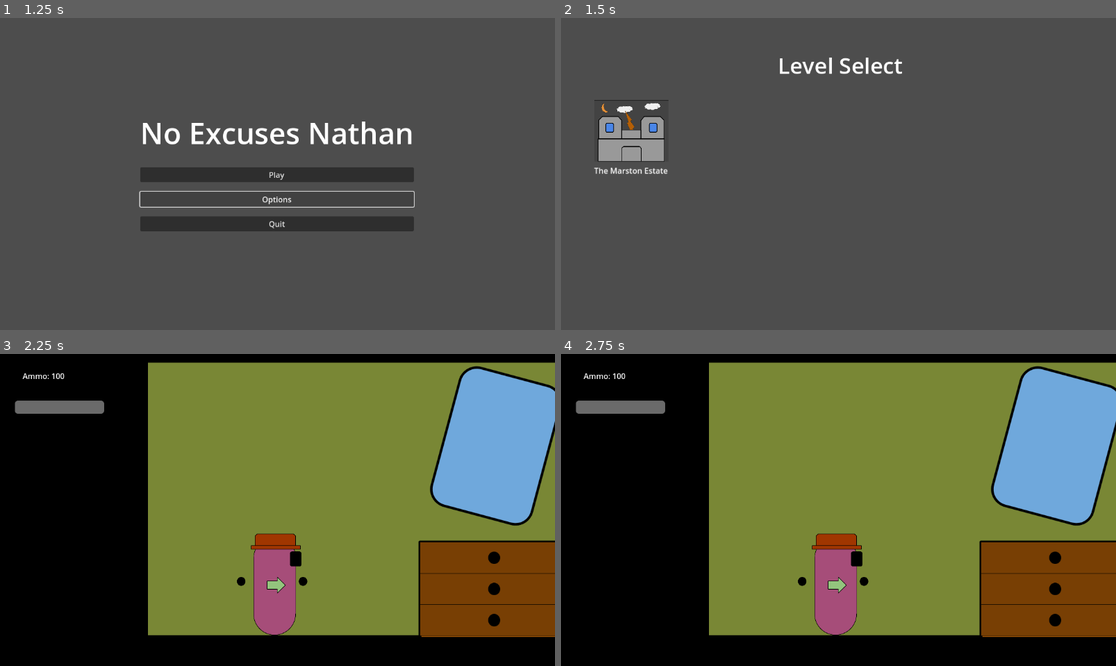
Above: before the commit, frames 1-4 (two rows, left to right).
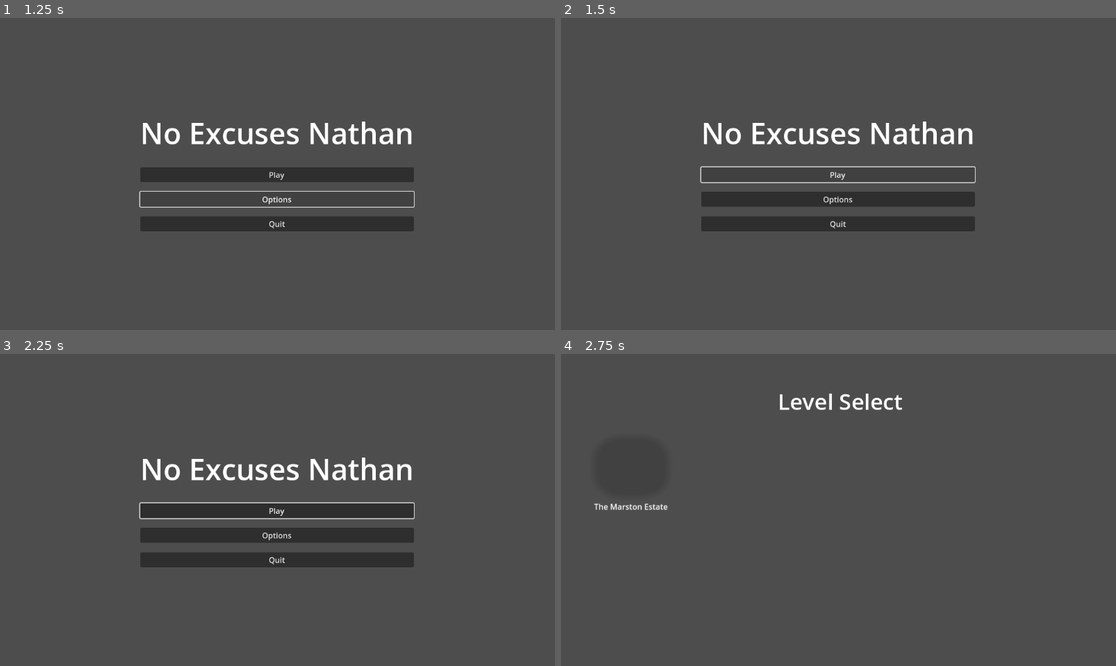
Above: after the commit, the same moments.

Repository: TrinityXon/No-Excuses-Nathan
Game: Godot game, scene res://Levels/UILevels/MainMenu.tscn
Two runs of this game, one before a commit and one after it. Both use one fixed random seed, a clock stepped at 60 frames per second and the inputs below. The engine's default icon, where the game draws it, is replaced by a stand-in: a white triangle on a blue panel in a dark square. Sound files missing from this copy of the repository are replaced by a short silence.
Inputs (mouse positions are in pixels of both pictures, inside the frame that each line leads up to):
- Up to frame 1 (1.25 s): click "Options" at 0.5 s
- Up to frame 2 (1.5 s): click "Play" at 1.25 s
- Up to frame 3 (2.25 s): click (72, 466) at 2.02 s
- Up to frame 4 (2.75 s): no input

Frame 1 is identical in both runs. In frame 2, 8.7% of the frame differs, in the area x 5-75%, y 12-69%; in frame 3, 100%; in frame 4, 100%, in the area x 0-100%, y 0-100%.

Commit message:
equip weapon sound effect + some menu fixes

Diff:
--- a/Game_Objects/Player/Nathan_Main.gd
+++ b/Game_Objects/Player/Nathan_Main.gd
@@ -30,6 +30,7 @@
 @onready var ceilingCheck = %CeilingCheck
 @onready var progress_bar = %ProgressBar
 @onready var health_monitor = %healthMonitor
+@onready var equip_sound_effect = $EquipWeapon
 
 var emitBus
 
@@ -122,6 +123,7 @@
 				print("hey")
 
 	if Input.is_action_just_pressed("equip"):
+		equip_sound_effect.play()
 		if curStates == playerStates.armed:
 			change_state(playerStates.default)
 
--- a/Game_Objects/Player/Nathan_Main.tscn
+++ b/Game_Objects/Player/Nathan_Main.tscn
@@ -9,6 +9,7 @@
 [ext_resource type="PackedScene" uid="uid://h5evrljprulj" path="res://Components/SplashManager/EffectManager.tscn" id="6_uy5gp"]
 [ext_resource type="PackedScene" uid="uid://cq2283q185y71" path="res://Effects/BloodImpact/BloodSplash.tscn" id="7_as6eh"]
 [ext_resource type="PackedScene" uid="uid://b6hygjm48yv70" path="res://Components/CentralEmitBus/EmitBus.tscn" id="7_f7w8o"]
+[ext_resource type="AudioStream" uid="uid://cfgbuplas5fwx" path="res://Sound_Effects/NeN_Sound_Effects/Player_Diagetic/Equip_Weapon.mp3" id="10_ary8m"]
 
 [sub_resource type="RectangleShape2D" id="RectangleShape2D_uqetb"]
 size = Vector2(28.1226, 36.8143)
@@ -89,4 +90,7 @@
 position = Vector2(0, -70)
 zoom = Vector2(1.625, 1.625)
 
+[node name="EquipWeapon" type="AudioStreamPlayer2D" parent="."]
+stream = ExtResource("10_ary8m")
+
 [connection signal="hasTakenDamage" from="healthMonitor" to="." method="_on_health_monitor_has_taken_damage"]
--- a/Levels/The_Marston_Estate/Floor_1/floor_1.tscn
+++ b/Levels/The_Marston_Estate/Floor_1/floor_1.tscn
@@ -33,7 +33,7 @@
 [node name="Player" type="Node2D" parent="."]
 
 [node name="Nathan_Main" parent="Player" instance=ExtResource("1_axofd")]
-position = Vector2(-3000, 684)
+position = Vector2(-3108, 662)
 acceleration = 4.0
 
 [node name="Environment" type="Node2D" parent="."]
--- a/Levels/UILevels/MainMenu.gd
+++ b/Levels/UILevels/MainMenu.gd
@@ -1,7 +1,15 @@
 extends Control
 
 @export var level: String
+@export var pressSound: AudioStreamPlayer2D
+
+var audioDuration: float
+
+func _ready():
+	audioDuration = pressSound.stream.get_length()
+
 func _on_play_pressed():
+	await get_tree().create_timer(audioDuration, true).timeout
 	if level != '':
 		get_tree().change_scene_to_file(level)
 	else:
@@ -11,4 +19,5 @@
 	pass
 
 func _on_quit_pressed():
+	await get_tree().create_timer(audioDuration, true).timeout
 	get_tree().quit()
--- a/Levels/UILevels/MainMenu.tscn
+++ b/Levels/UILevels/MainMenu.tscn
@@ -1,8 +1,10 @@
-[gd_scene load_steps=2 format=3 uid="uid://l50vj4oeykqw"]
+[gd_scene load_steps=4 format=3 uid="uid://l50vj4oeykqw"]
 
 [ext_resource type="Script" path="res://Levels/UILevels/MainMenu.gd" id="1_q2rmk"]
+[ext_resource type="Script" path="res://UI/Finish_Game/ButtonAudio.gd" id="2_x1s1m"]
+[ext_resource type="AudioStream" uid="uid://dmd3qrpgtptky" path="res://Sound_Effects/NeN_Sound_Effects/UI/Button_Press.mp3" id="3_3cljr"]
 
-[node name="MainMenu" type="Control"]
+[node name="MainMenu" type="Control" node_paths=PackedStringArray("pressSound")]
 layout_mode = 3
 anchors_preset = 15
 anchor_right = 1.0
@@ -11,6 +13,7 @@
 grow_vertical = 2
 script = ExtResource("1_q2rmk")
 level = "res://Levels/UILevels/Level_Select/Level_Select.tscn"
+pressSound = NodePath("AudioStreamPlayer2D")
 
 [node name="MarginContainer" type="MarginContainer" parent="."]
 layout_mode = 1
@@ -42,27 +45,37 @@
 [node name="HBoxContainer5" type="HBoxContainer" parent="MarginContainer/VBoxContainer"]
 layout_mode = 2
 
-[node name="Play" type="Button" parent="MarginContainer/VBoxContainer"]
+[node name="Play" type="Button" parent="MarginContainer/VBoxContainer" node_paths=PackedStringArray("soundEffectPress")]
 layout_mode = 2
 text = "Play"
+script = ExtResource("2_x1s1m")
+soundEffectPress = NodePath("../../../AudioStreamPlayer2D")
 
 [node name="HBoxContainer" type="HBoxContainer" parent="MarginContainer/VBoxContainer"]
 layout_mode = 2
 
-[node name="Options" type="Button" parent="MarginContainer/VBoxContainer"]
+[node name="Options" type="Button" parent="MarginContainer/VBoxContainer" node_paths=PackedStringArray("soundEffectPress")]
 layout_mode = 2
 text = "Options"
+script = ExtResource("2_x1s1m")
+soundEffectPress = NodePath("../../../AudioStreamPlayer2D")
 
 [node name="HBoxContainer3" type="HBoxContainer" parent="MarginContainer/VBoxContainer"]
 layout_mode = 2
 
-[node name="Quit" type="Button" parent="MarginContainer/VBoxContainer"]
+[node name="Quit" type="Button" parent="MarginContainer/VBoxContainer" node_paths=PackedStringArray("soundEffectPress")]
 layout_mode = 2
 text = "Quit"
+script = ExtResource("2_x1s1m")
+soundEffectPress = NodePath("../../../AudioStreamPlayer2D")
 
 [node name="HBoxContainer2" type="HBoxContainer" parent="MarginContainer/VBoxContainer"]
 layout_mode = 2
 
+[node name="AudioStreamPlayer2D" type="AudioStreamPlayer2D" parent="."]
+process_mode = 2
+stream = ExtResource("3_3cljr")
+
 [connection signal="pressed" from="MarginContainer/VBoxContainer/Play" to="." method="_on_play_pressed"]
 [connection signal="pressed" from="MarginContainer/VBoxContainer/Options" to="." method="_on_options_pressed"]
 [connection signal="pressed" from="MarginContainer/VBoxContainer/Quit" to="." method="_on_quit_pressed"]
--- /dev/null
+++ b/UI/Finish_Game/ButtonAudio.gd
@@ -0,0 +1,9 @@
+extends Button
+
+@export var soundEffectPress: AudioStreamPlayer2D
+
+func _ready():
+	button_down.connect(playSound)
+
+func playSound():
+	soundEffectPress.play()
--- a/UI/Finish_Game/FinishScript.gd
+++ b/UI/Finish_Game/FinishScript.gd
@@ -4,16 +4,20 @@
 @onready var main_menu = $ColorRect/MainMenu
 @onready var restart_btn = $ColorRect/Restart
 @onready var quit_btn = $ColorRect/Quit
-@onready var button_press = $ButtonPress
+@onready var button_press: AudioStreamPlayer2D = $ButtonPress
 
 @export var levelScreen: String
 @export var mainMenu: String
+
+var sfxDuration
 func _ready():
 	get_tree().paused = true
 	level_select.button_down.connect(level_select_switch)
 	main_menu.button_down.connect(main_menu_switch)
 	restart_btn.button_down.connect(_has_restarted)
 	quit_btn.button_down.connect(_has_quit)
+
+	sfxDuration = button_press.stream.get_length()
 
 func level_select_switch():
 	customScreenSwitch(levelScreen, 'No assigned level')
@@ -22,6 +26,7 @@
 	customScreenSwitch(mainMenu, 'No assigned level')
 
 func customScreenSwitch(scenePath: String, debugMessage: String):
+	await get_tree().create_timer(sfxDuration).timeout
 	if scenePath != '':
 		get_tree().change_scene_to_file(scenePath)
 		get_tree().paused = false
@@ -29,15 +34,10 @@
 		print(debugMessage)
 
 func _has_restarted():
-	button_press.play()
-
+	await get_tree().create_timer(sfxDuration, true).timeout
+	get_tree().paused = false
 	get_tree().reload_current_scene()
-	get_tree().paused = false
 
 func _has_quit():
+	await get_tree().create_timer(sfxDuration).timeout
 	get_tree().quit()
-
-
-
-func _on_button_press_finished():
-	pass # Replace with function body.
--- a/UI/Finish_Game/finish_screen.tscn
+++ b/UI/Finish_Game/finish_screen.tscn
@@ -1,7 +1,9 @@
-[gd_scene load_steps=3 format=3 uid="uid://jd0jqbirgxkr"]
+[gd_scene load_steps=5 format=3 uid="uid://jd0jqbirgxkr"]
 
 [ext_resource type="PackedScene" uid="uid://bccyrnlml850f" path="res://UI/DeathScreen.tscn" id="1_pwfh6"]
 [ext_resource type="Script" path="res://UI/Finish_Game/FinishScript.gd" id="2_5rdjg"]
+[ext_resource type="AudioStream" uid="uid://dmd3qrpgtptky" path="res://Sound_Effects/NeN_Sound_Effects/UI/Button_Press.mp3" id="3_ea82s"]
+[ext_resource type="Script" path="res://UI/Finish_Game/ButtonAudio.gd" id="3_rl0i5"]
 
 [node name="DeathScreen" instance=ExtResource("1_pwfh6")]
 script = ExtResource("2_5rdjg")
@@ -11,19 +13,23 @@
 [node name="Label" parent="ColorRect" index="0"]
 text = "YAY LEVEL COMPLETE"
 
-[node name="Restart" parent="ColorRect" index="1"]
+[node name="Restart" parent="ColorRect" index="1" node_paths=PackedStringArray("soundEffectPress")]
 offset_left = -86.0
 offset_top = 33.0
 offset_right = 87.0
 offset_bottom = 72.0
+script = ExtResource("3_rl0i5")
+soundEffectPress = NodePath("../../ButtonPress")
 
-[node name="Quit" parent="ColorRect" index="2"]
+[node name="Quit" parent="ColorRect" index="2" node_paths=PackedStringArray("soundEffectPress")]
 offset_left = -86.0
 offset_top = 93.0
 offset_right = 87.0
 offset_bottom = 132.0
+script = ExtResource("3_rl0i5")
+soundEffectPress = NodePath("../../ButtonPress")
 
-[node name="LevelSelect" type="Button" parent="ColorRect" index="3"]
+[node name="LevelSelect" type="Button" parent="ColorRect" index="3" node_paths=PackedStringArray("soundEffectPress")]
 process_mode = 2
 layout_mode = 1
 anchors_preset = 8
@@ -38,8 +44,10 @@
 grow_horizontal = 2
 grow_vertical = 2
 text = "Finish - Level Select"
+script = ExtResource("3_rl0i5")
+soundEffectPress = NodePath("../../ButtonPress")
 
-[node name="MainMenu" type="Button" parent="ColorRect" index="4"]
+[node name="MainMenu" type="Button" parent="ColorRect" index="4" node_paths=PackedStringArray("soundEffectPress")]
 process_mode = 2
 layout_mode = 1
 anchors_preset = 8
@@ -54,3 +62,11 @@
 grow_horizontal = 2
 grow_vertical = 2
 text = "Finish - MAIN MENU"
+script = ExtResource("3_rl0i5")
+soundEffectPress = NodePath("../../ButtonPress")
+
+[node name="ButtonPress" type="AudioStreamPlayer2D" parent="." index="1"]
+process_mode = 2
+stream = ExtResource("3_ea82s")
+
+[connection signal="finished" from="ButtonPress" to="." method="_on_button_press_finished"]
--- a/UI/LevelButton/LevelButton.gd
+++ b/UI/LevelButton/LevelButton.gd
@@ -5,6 +5,9 @@
 
 @export var displayText: String
 @export var levelpath: String
+@export var pressAudio: AudioStreamPlayer2D
+
+var soundDuration: float
 
 func  _ready():
 	if displayText != '': labelRef.text = displayText
@@ -12,6 +15,8 @@
 		buttonRef.button_down.connect(switchLevels)
 
 func switchLevels():
+	pressAudio.play()
+	await pressAudio.finished
 	if levelpath != '':
 		get_tree().change_scene_to_file(levelpath)
 	else:
--- a/UI/LevelButton/LevelButton.tscn
+++ b/UI/LevelButton/LevelButton.tscn
@@ -1,7 +1,9 @@
-[gd_scene load_steps=5 format=3 uid="uid://mkprluj0fh7b"]
+[gd_scene load_steps=7 format=3 uid="uid://mkprluj0fh7b"]
 
 [ext_resource type="Script" path="res://UI/LevelButton/LevelButton.gd" id="1_ewfme"]
 [ext_resource type="Texture2D" uid="uid://12nf8diiwcv7" path="res://ArtSprite/LevelPreviewImages/MarstonEstate.png" id="1_x7pia"]
+[ext_resource type="Script" path="res://UI/Finish_Game/ButtonAudio.gd" id="3_6q1s5"]
+[ext_resource type="AudioStream" uid="uid://dmd3qrpgtptky" path="res://Sound_Effects/NeN_Sound_Effects/UI/Button_Press.mp3" id="4_plx37"]
 
 [sub_resource type="StyleBoxTexture" id="StyleBoxTexture_kp2n6"]
 texture = ExtResource("1_x7pia")
@@ -9,11 +11,13 @@
 [sub_resource type="StyleBoxTexture" id="StyleBoxTexture_xadkd"]
 texture = ExtResource("1_x7pia")
 
-[node name="LevelButton" type="Node2D"]
+[node name="LevelButton" type="Node2D" node_paths=PackedStringArray("pressAudio")]
 scale = Vector2(2.3033, 2.3033)
 script = ExtResource("1_ewfme")
+levelpath = "res://Levels/The_Marston_Estate/Floor_1/floor_1.tscn"
+pressAudio = NodePath("AudioStreamPlayer2D")
 
-[node name="Button" type="Button" parent="."]
+[node name="Button" type="Button" parent="." node_paths=PackedStringArray("soundEffectPress")]
 anchors_preset = 8
 anchor_left = 0.5
 anchor_top = 0.5
@@ -28,6 +32,8 @@
 scale = Vector2(8.34891, 6.84347)
 theme_override_styles/normal = SubResource("StyleBoxTexture_kp2n6")
 theme_override_styles/pressed = SubResource("StyleBoxTexture_xadkd")
+script = ExtResource("3_6q1s5")
+soundEffectPress = NodePath("../AudioStreamPlayer2D")
 
 [node name="Label" type="Label" parent="."]
 offset_left = -33.8645
@@ -38,4 +44,8 @@
 theme_override_font_sizes/font_size = 16
 text = "The Marston Estate"
 
+[node name="AudioStreamPlayer2D" type="AudioStreamPlayer2D" parent="."]
+process_mode = 3
+stream = ExtResource("4_plx37")
+
 [connection signal="button_down" from="Button" to="." method="_on_button_button_down"]
Not shown: 1 places in Game_Objects/Player/Nathan_Main.tscn that only renumber resources
